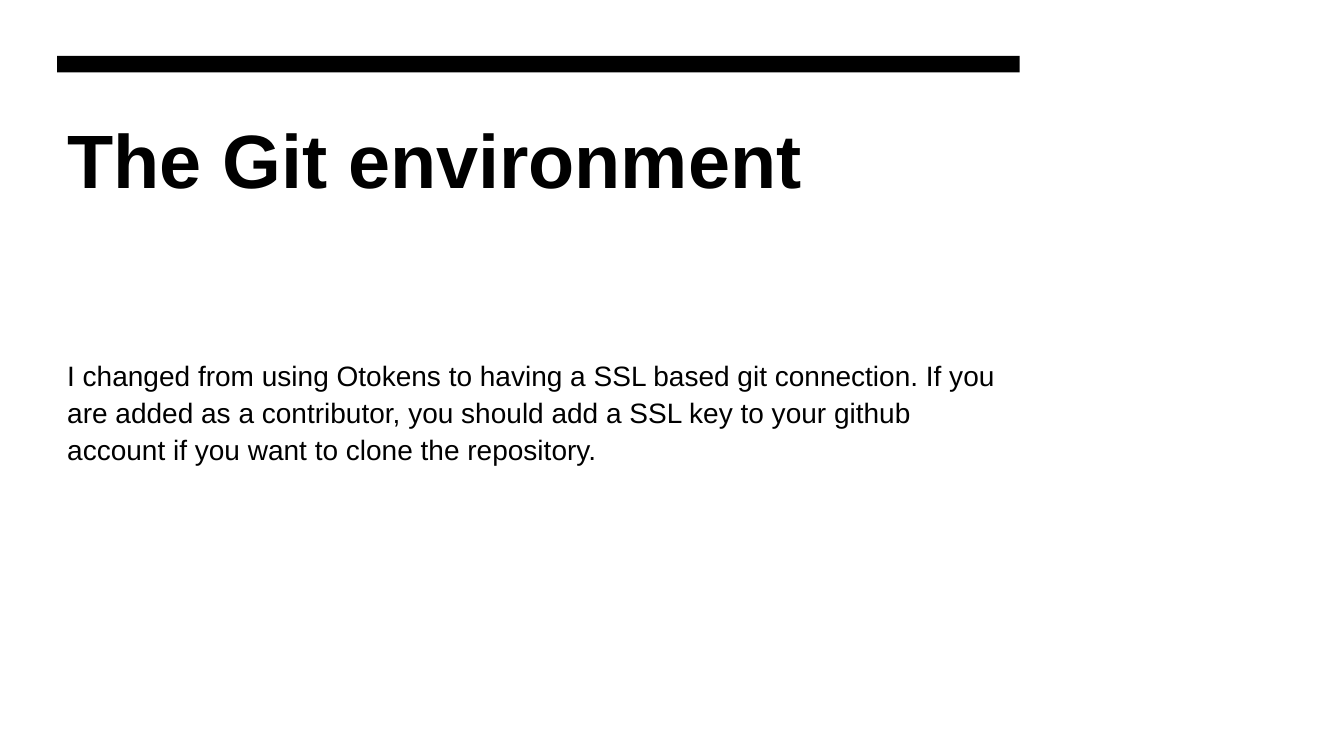
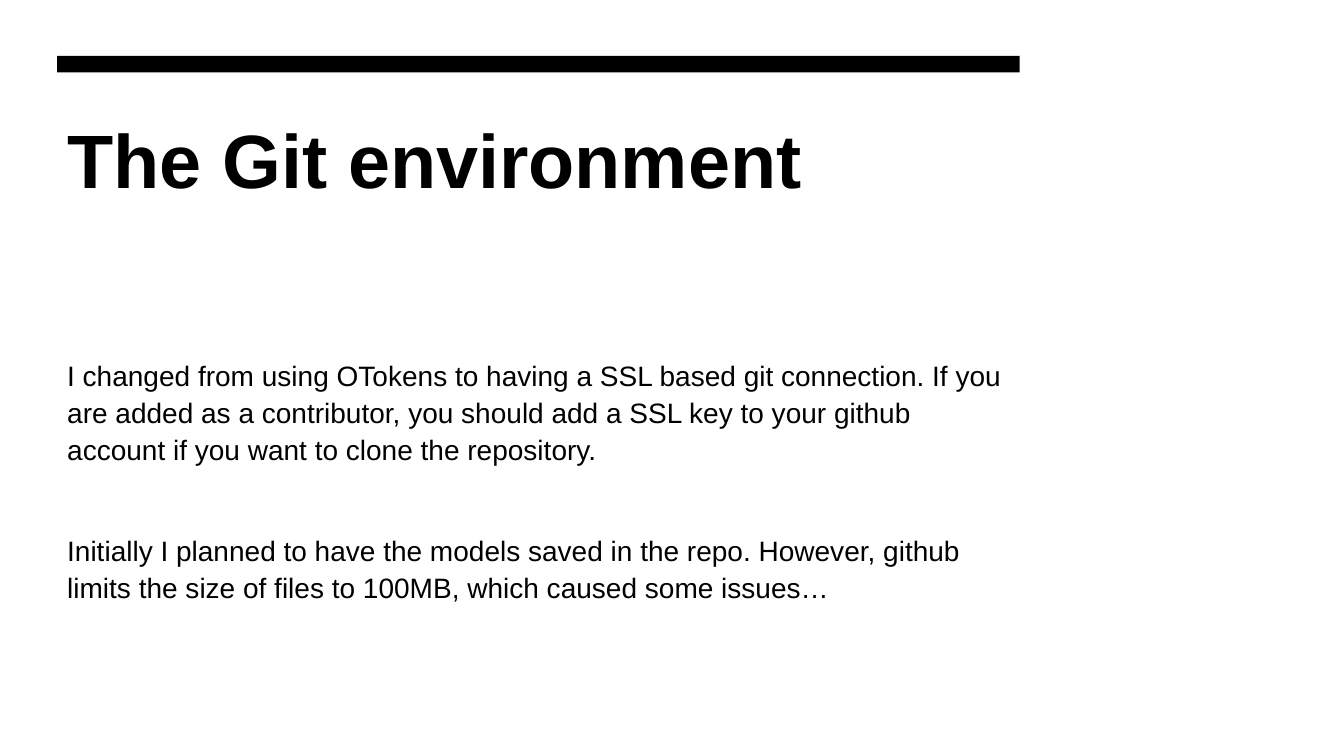
Before and after one commit to sjurmsc/MSC2023, a slide deck: slide 3 of Meeting Presentations/06.10.2022_General_meeting.pptx. Drawn at 1344x756 pixels with LibreOffice and Linux fonts; fonts in the diff are those of the drawing. Boxes give left, top, right and bottom in pixels: in the first picture for what was removed or moved away, otherwise in the second. Text is boxed around its words. In the diff, an @@ line names an element or a change of style, - is before the commit and + after.

```diff
--- a/Meeting Presentations/06.10.2022_General_meeting.pptx
+++ b/Meeting Presentations/06.10.2022_General_meeting.pptx
@@ text at (67,365,1001,602): text changed @@
-I changed from using Otokens to having a SSL based git connection. If you are added as a contributor, you should add a SSL key to your github account if you want to clone the repository.
+I changed from using OTokens to having a SSL based git connection. If you are added as a contributor, you should add a SSL key to your github account if you want to clone the repository.
+Initially I planned to have the models saved in the repo. However, github limits the size of files to 100MB, which caused some issues…
```
Also in this commit, not shown: 9 other slides changed, 6 slides added, 1 slide removed, 4 other files.
